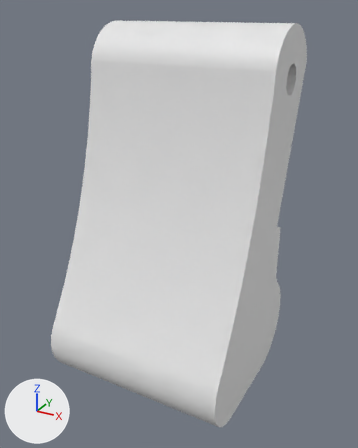
A saved change to the Blender file Articulation 2/T2M1BD.blend.
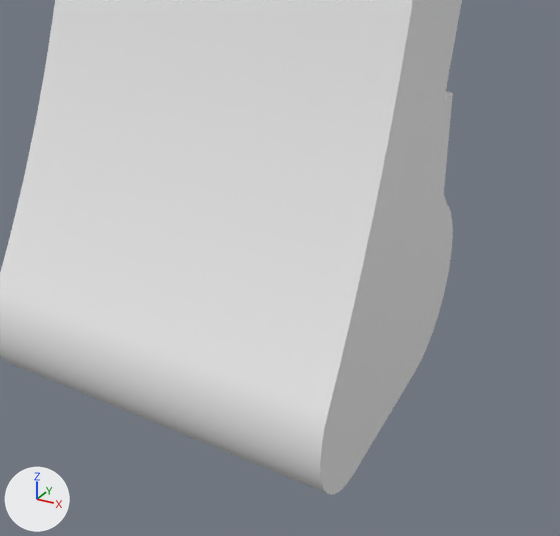
There are two pictures of each version: one whole from a camera (50 mm lens) standing at (15.6, -28.2, 43.1) and looking at (-10.8, 19.7, 19.1), one close up on the part from 16% to 93% of the width and 40% to 100% of the height. Arrows for +X, +Y and +Z are at lower left; the lights stay in place. The same objects are shown in both versions, whatever each file hides.

In view in the first close-up: 'Sketch', 'Sketch2', 'Sketch3'.
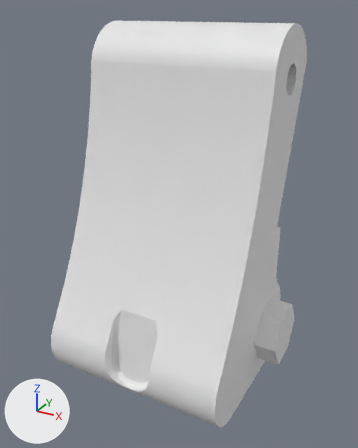
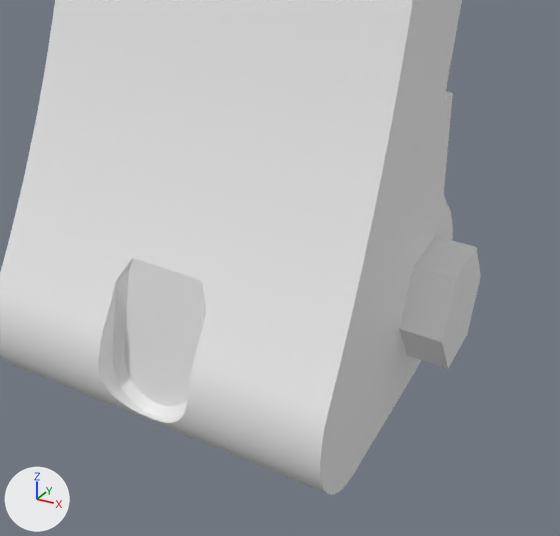
The change, as a diff of the scene's bpy script:
```diff
--- a/Articulation 2/T2M1BD.blend.py
+++ b/Articulation 2/T2M1BD.blend.py
@@ me_sketch6 @@
+me_sketch6.from_pydata(...)  # 299 vertices, 200 faces; spans x -3.0..3.0, y -5.5..8.65, z 0.0..5.0
@@ ob_sketch @@
 _m = ob_sketch.modifiers.new('Boolean.003', 'BOOLEAN')
 _m.object = ob_sketch5
+_m = ob_sketch.modifiers.new('Boolean.004', 'BOOLEAN')
+_m.object = ob_sketch6
@@ ob_sketch3 @@
 ob_sketch3 = bpy.data.objects.new('Sketch3', me_sketch3)
-ob_sketch3.location = (0.0, 0.0, 0.0)
+ob_sketch3.location = (2.66, 0.0, 0.0)
 ob_sketch3.rotation_euler = (1.571, 0.0, 1.571)  # degrees (90, 0, 90)
@@ ob_sketch6 @@
+ob_sketch6 = bpy.data.objects.new('Sketch6', me_sketch6)
+ob_sketch6.location = (-11.0, 9.221, 3.007)
+ob_sketch6.rotation_euler = (1.398, 0.0, 0.0)  # degrees (80, 0, 0)
+_m = ob_sketch6.modifiers.new('Boolean', 'BOOLEAN')
+ob_sketch6.hide_set(True)
```

Location of each change, [x1, y1, x2, y2] in pixels of the close-ups (560 x 536 px):
'Sketch', modifiers changed, reshaped: [0, 0, 462, 495] in both
'Sketch3', moved: before [399, 237, 441, 354]; after [399, 236, 481, 369]
